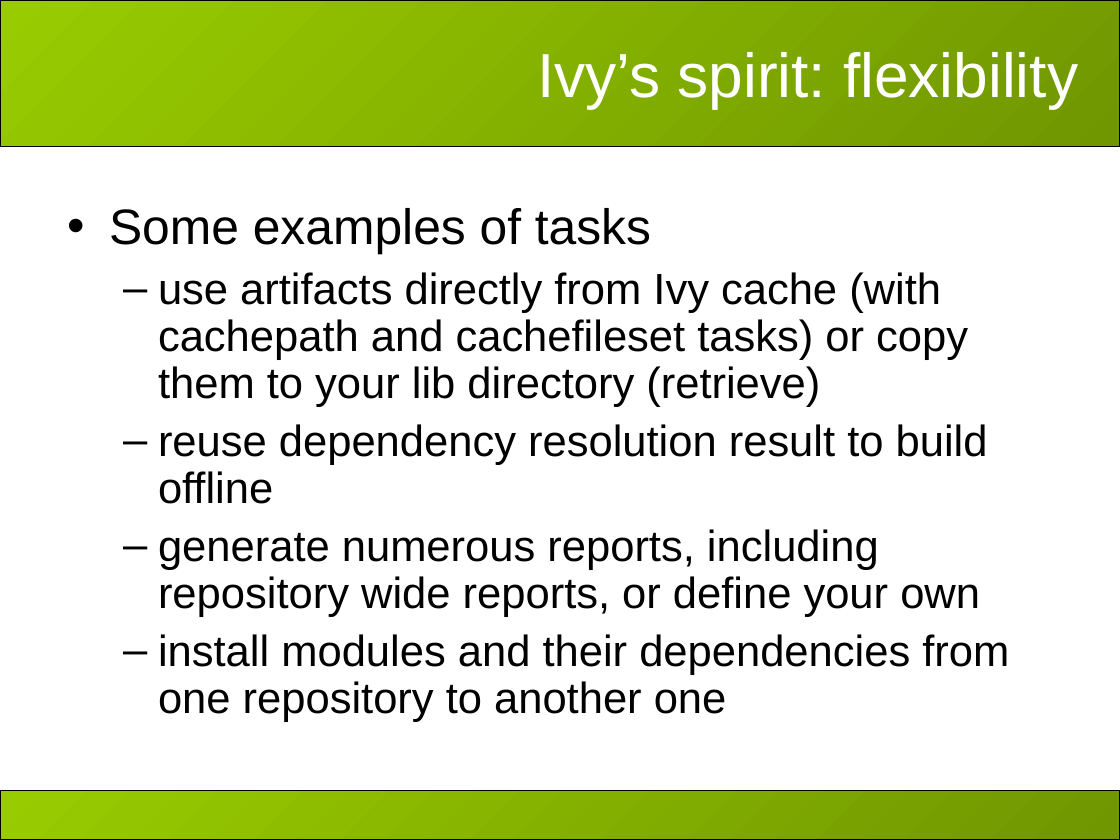
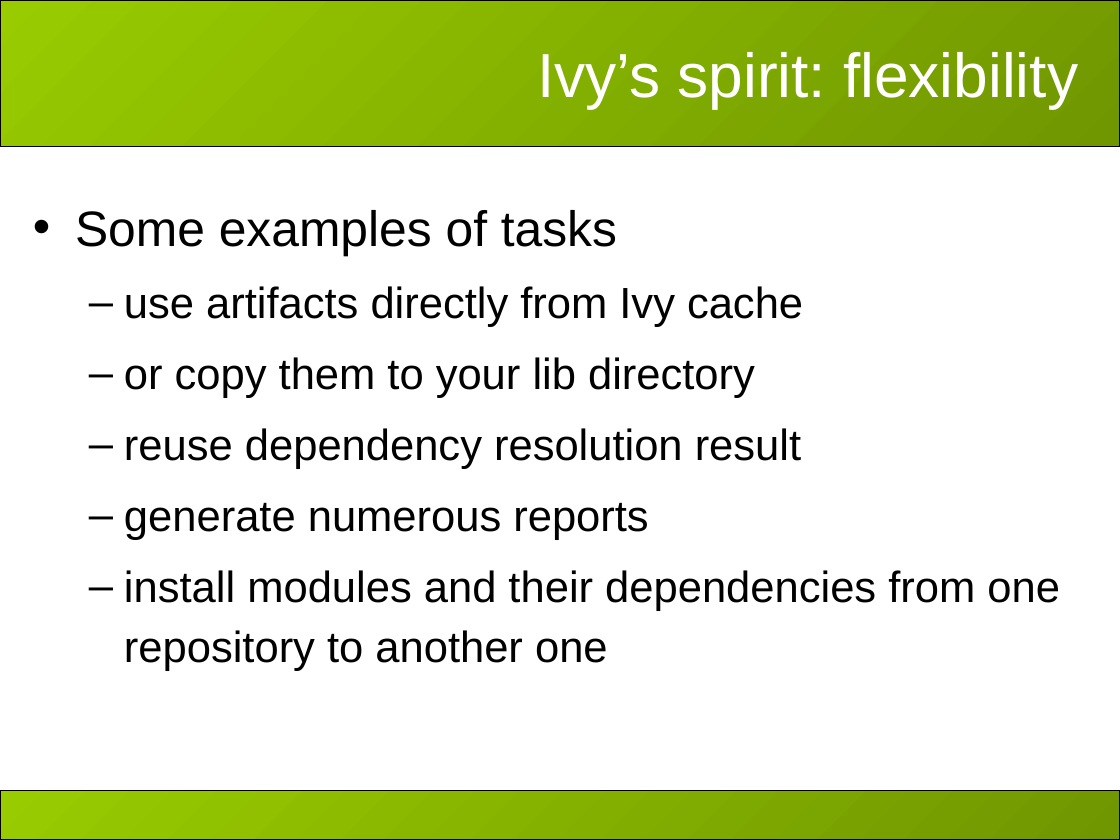
Before and after one commit to apache/ant-ivy, a slide deck: slide 23 of doc/presentations/apache-con-2007/slides.ppt (slide 22 before the commit). Drawn at 1120x840 pixels with LibreOffice and Linux fonts; fonts in the diff are those of the drawing; background and template pictures are left out. Boxes give left, top, right and bottom in pixels: in the first picture for what was removed or moved away, otherwise in the second. Text is boxed around its words. In the diff, an @@ line names an element or a change of style, - is before the commit and + after.

```diff
--- a/doc/presentations/apache-con-2007/slides.ppt
+++ b/doc/presentations/apache-con-2007/slides.ppt
@@ text "Some examples of tasks": place and size @@
-text "Some examples of tasks" at box(109, 208, 1009, 722)
+text "Some examples of tasks" at box(75, 210, 1060, 671)
@@ text at box(75, 210, 1060, 671): line spacing 0.9 to 1.15 @@
@@ text at box(124, 286, 803, 540): text changed @@
-  – use artifacts directly from Ivy cache (with cachepath and cachefileset tasks) or copy them to your lib directory (retrieve)
-  – reuse dependency resolution result to build offline
-  – generate numerous reports, including repository wide reports, or define your own
+  – use artifacts directly from Ivy cache
+  – or copy them to your lib directory
+  – reuse dependency resolution result
+  – generate numerous reports
```
Also in this commit, not shown: 7 other slides changed, 3 slides added.
